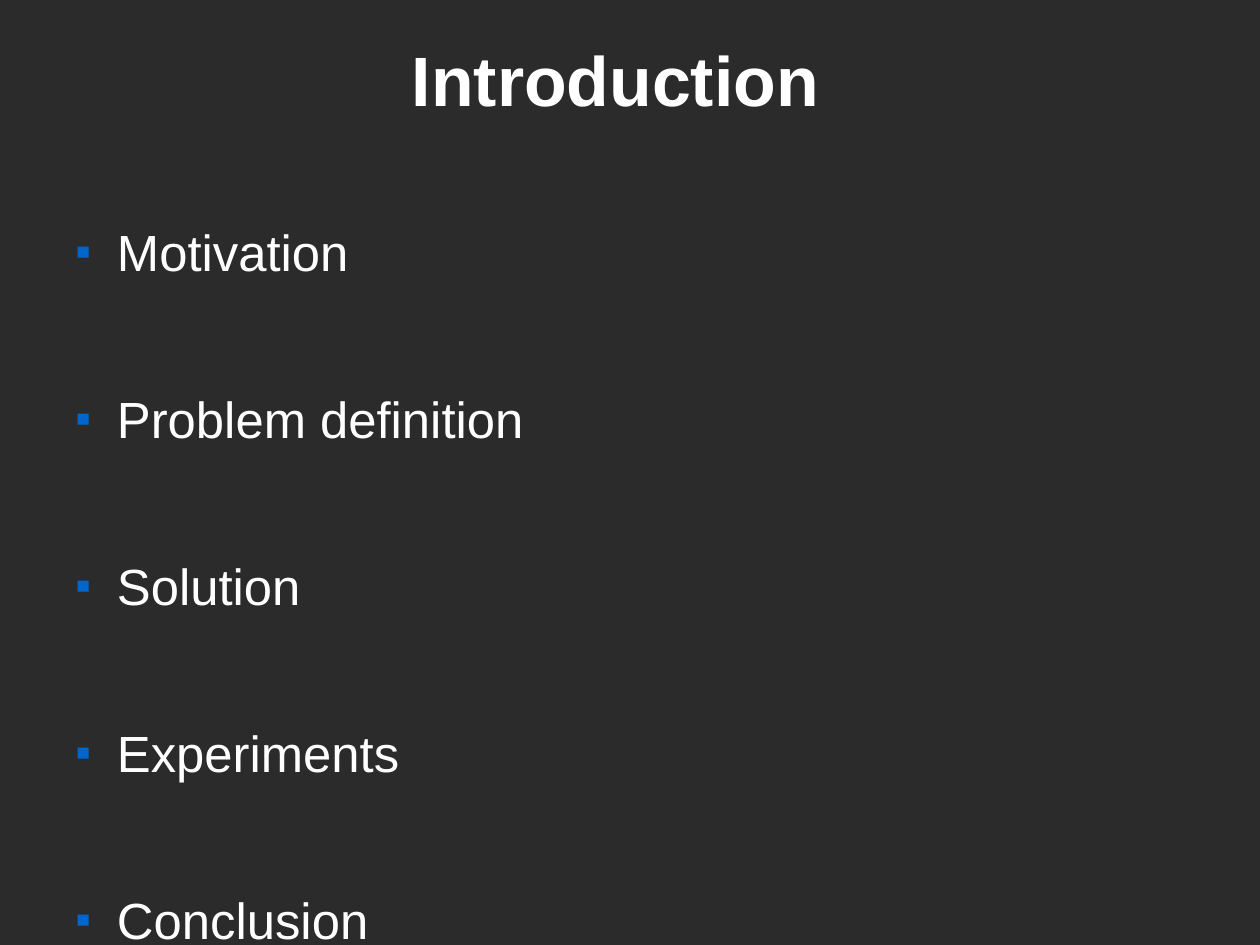
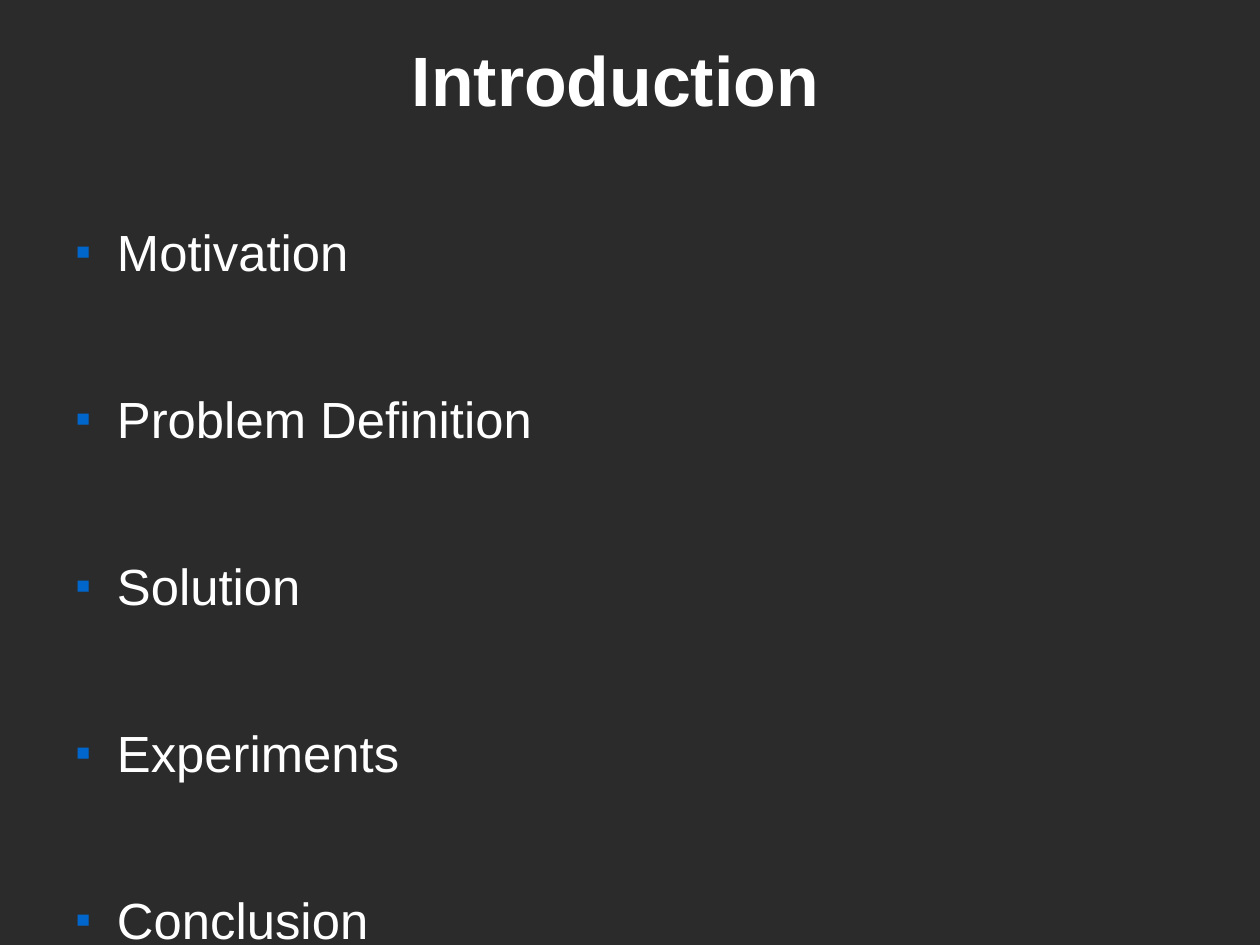
Before and after one commit to LuciferoO/treeeditdistance, a slide deck: slide 2 of treeeditdistance/doc/Presentation.odp. Drawn at 1260x945 pixels with LibreOffice and Linux fonts; fonts in the diff are those of the drawing; background and template pictures are left out; a plain dark background stands for a picture behind light text. Boxes give left, top, right and bottom in pixels: in the first picture for what was removed or moved away, otherwise in the second. Text is boxed around its words. In the diff, an @@ line names an element or a change of style, - is before the commit and + after.

```diff
--- a/treeeditdistance/doc/Presentation.odp
+++ b/treeeditdistance/doc/Presentation.odp
@@ text at <box>117,401,532,439</box>: text changed @@
-■ Problem definition
+■ Problem Definition
```
Also in this commit, not shown: 4 other slides changed, 2 slides added.
